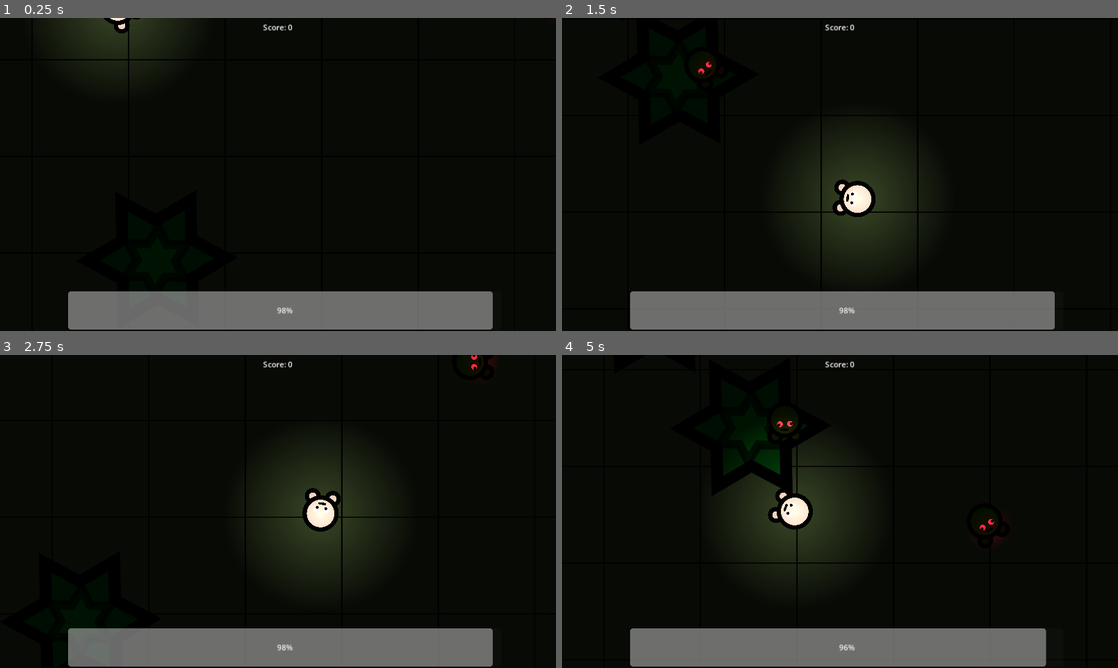
Above: before the commit, frames 1-4 (two rows, left to right).
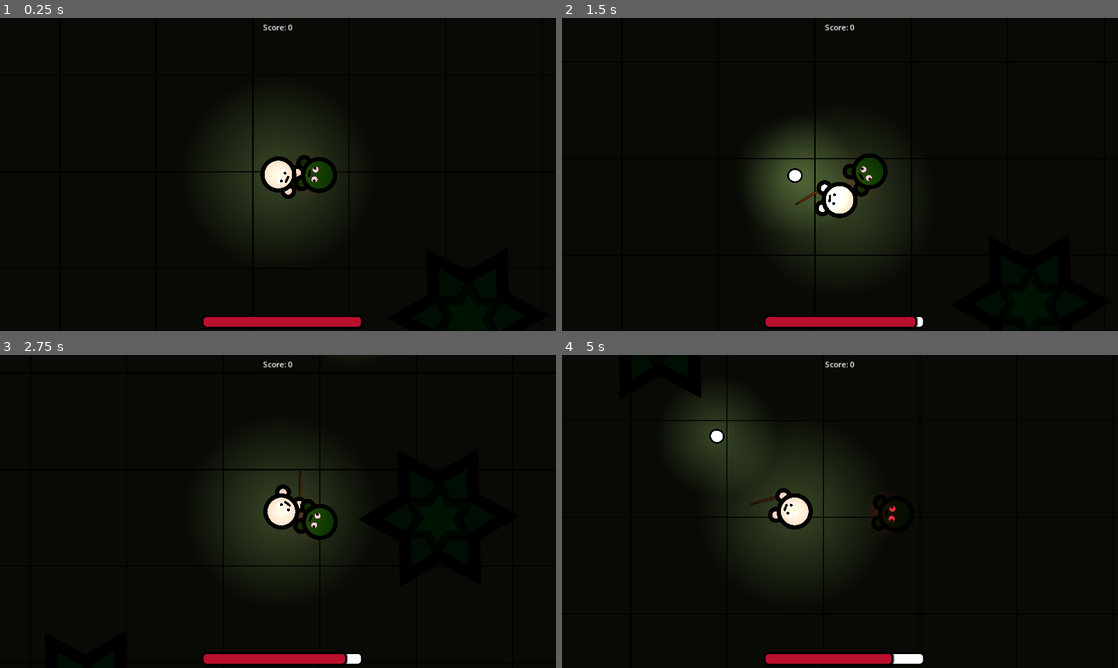
Above: after the commit, the same moments.

Repository: Honzoraptor31415/AttackOfTheDeceased
Game: Godot game, scene res://scenes/main.tscn
Same seed, same stepped clock (60 frames per second), same inputs: the game is played once before the commit and once after it.
Inputs (mouse positions are in pixels of both pictures, inside the frame that each line leads up to):
- Up to frame 1 (0.25 s): no input
- Up to frame 2 (1.5 s): move the mouse to (962, 158) at 0.52 s; press the mouse at (962, 158) at 0.53 s; hold Right (right) 0.53-1.28 s; move the mouse to (728, 190) at 1.27 s; release the mouse at (728, 190) at 1.28 s; hold Down (down) from 1.28 s (still down); click (728, 190) at 1.35 s
- Up to frame 3 (2.75 s): move the mouse to (333, 442) at 2.02 s; release Down (down) at 2.03 s; press the mouse at (333, 442) at 2.03 s; hold Right (right) from 2.03 s (still down)
- Up to frame 4 (5 s): move the mouse to (812, 574) at 2.77 s; release Right (right) at 2.78 s; release the mouse at (812, 574) at 2.78 s; hold Up (up) 2.78-3.53 s; click (812, 574) at 2.85 s; move the mouse to (1006, 558) at 3.52 s; press the mouse at (1006, 558) at 3.53 s; hold Left (left) from 3.53 s (still down); move the mouse to (673, 464) at 4.27 s; release the mouse at (673, 464) at 4.28 s; click (673, 464) at 4.35 s

The runs differ from the first frame. In frame 1, 17% of the frame differs, in the area x 10-89%, y 0-100%; in frame 2, 14%; in frame 3, 12%; in frame 4, 14%.

Commit message:
Made an attack system for the player

Diff:
--- a/project.godot
+++ b/project.godot
@@ -16,6 +16,7 @@
 
 [display]
 
+window/size/mode=3
 window/stretch/mode="canvas_items"
 
 [input]
@@ -44,6 +45,11 @@
 , Object(InputEventKey,"resource_local_to_scene":false,"resource_name":"","device":-1,"window_id":0,"alt_pressed":false,"shift_pressed":false,"ctrl_pressed":false,"meta_pressed":false,"pressed":false,"keycode":0,"physical_keycode":83,"key_label":0,"unicode":115,"echo":false,"script":null)
 ]
 }
+click={
+"deadzone": 0.5,
+"events": [Object(InputEventMouseButton,"resource_local_to_scene":false,"resource_name":"","device":-1,"window_id":0,"alt_pressed":false,"shift_pressed":false,"ctrl_pressed":false,"meta_pressed":false,"button_mask":1,"position":Vector2(505, 19),"global_position":Vector2(512, 94),"factor":1.0,"button_index":1,"canceled":false,"pressed":true,"double_click":false,"script":null)
+]
+}
 
 [rendering]
 
--- /dev/null
+++ b/scenes/bullet.tscn
@@ -0,0 +1,29 @@
+[gd_scene load_steps=5 format=3 uid="uid://cxofgmgaqowfg"]
+
+[ext_resource type="Script" path="res://scripts/bullet.gd" id="1_nlrcl"]
+[ext_resource type="Texture2D" uid="uid://cmhknj3arvi66" path="res://assets/bullet.png" id="2_iqo7t"]
+[ext_resource type="Texture2D" uid="uid://bia3q7c7simcm" path="res://assets/light-texture.webp" id="3_mwhcj"]
+
+[sub_resource type="CircleShape2D" id="CircleShape2D_xtvx1"]
+radius = 13.0384
+
+[node name="Bullet" type="Area2D"]
+script = ExtResource("1_nlrcl")
+
+[node name="Sprite2D" type="Sprite2D" parent="."]
+scale = Vector2(0.1, 0.1)
+texture = ExtResource("2_iqo7t")
+
+[node name="CollisionShape2D" type="CollisionShape2D" parent="."]
+shape = SubResource("CircleShape2D_xtvx1")
+
+[node name="EndTimer" type="Timer" parent="."]
+wait_time = 2.0
+one_shot = true
+autostart = true
+
+[node name="PointLight2D" type="PointLight2D" parent="."]
+texture = ExtResource("3_mwhcj")
+
+[connection signal="body_entered" from="." to="." method="_on_body_entered"]
+[connection signal="timeout" from="EndTimer" to="." method="_on_end_timer_timeout"]
--- a/scenes/player.tscn
+++ b/scenes/player.tscn
@@ -1,8 +1,9 @@
-[gd_scene load_steps=6 format=3 uid="uid://c7hin3g6hfkey"]
+[gd_scene load_steps=7 format=3 uid="uid://c7hin3g6hfkey"]
 
 [ext_resource type="Script" path="res://scripts/player.gd" id="1_y0f54"]
 [ext_resource type="Texture2D" uid="uid://4rvokjdnbnst" path="res://assets/player.svg" id="3_1myxg"]
 [ext_resource type="Texture2D" uid="uid://bia3q7c7simcm" path="res://assets/light-texture.webp" id="3_81m33"]
+[ext_resource type="Texture2D" uid="uid://dltrow5gv4j5x" path="res://assets/wand.png" id="3_tndlh"]
 [ext_resource type="PackedScene" uid="uid://dqvshluw7ev18" path="res://scenes/ui.tscn" id="4_kfck4"]
 
 [sub_resource type="CircleShape2D" id="CircleShape2D_yg5gu"]
@@ -21,6 +22,12 @@
 shadow_enabled = true
 texture = ExtResource("3_81m33")
 
+[node name="Wand" type="Sprite2D" parent="."]
+position = Vector2(62, 2)
+rotation = 0.935496
+scale = Vector2(0.3, 0.3)
+texture = ExtResource("3_tndlh")
+
 [node name="Sprite2D" type="Sprite2D" parent="."]
 position = Vector2(6.99999, 2.38419e-06)
 scale = Vector2(0.242, 0.242)
--- a/scenes/ui.tscn
+++ b/scenes/ui.tscn
@@ -1,6 +1,34 @@
-[gd_scene load_steps=2 format=3 uid="uid://dqvshluw7ev18"]
+[gd_scene load_steps=5 format=3 uid="uid://dqvshluw7ev18"]
 
 [ext_resource type="Texture2D" uid="uid://bia3q7c7simcm" path="res://assets/light-texture.webp" id="1_iy8jp"]
+
+[sub_resource type="Theme" id="Theme_ag1rg"]
+
+[sub_resource type="StyleBoxFlat" id="StyleBoxFlat_0nmo7"]
+bg_color = Color(1, 1, 1, 1)
+border_width_left = 4
+border_width_top = 4
+border_width_right = 4
+border_width_bottom = 4
+border_color = Color(0, 0, 0, 1)
+corner_radius_top_left = 10
+corner_radius_top_right = 10
+corner_radius_bottom_right = 10
+corner_radius_bottom_left = 10
+
+[sub_resource type="StyleBoxFlat" id="StyleBoxFlat_mugyw"]
+bg_color = Color(0.733333, 0.0627451, 0.172549, 1)
+border_width_left = 4
+border_width_top = 4
+border_width_right = 4
+border_width_bottom = 4
+border_color = Color(0, 0, 0, 1)
+corner_radius_top_left = 10
+corner_radius_top_right = 10
+corner_radius_bottom_right = 10
+corner_radius_bottom_left = 10
+shadow_color = Color(0, 0, 0, 0.541176)
+shadow_size = 3
 
 [node name="UI" type="CanvasLayer"]
 
@@ -21,8 +49,11 @@
 texture = ExtResource("1_iy8jp")
 
 [node name="HealthBar" type="ProgressBar" parent="."]
-offset_left = 141.0
-offset_top = 566.0
-offset_right = 1039.0
-offset_bottom = 645.0
-step = 1.0
+offset_left = 418.0
+offset_top = 615.0
+offset_right = 752.0
+offset_bottom = 643.0
+theme = SubResource("Theme_ag1rg")
+theme_override_styles/background = SubResource("StyleBoxFlat_0nmo7")
+theme_override_styles/fill = SubResource("StyleBoxFlat_mugyw")
+show_percentage = false
--- a/scenes/zombie.tscn
+++ b/scenes/zombie.tscn
@@ -14,7 +14,7 @@
 radius = 39.0
 height = 92.0
 
-[node name="Zombie" type="CharacterBody2D"]
+[node name="Zombie" type="CharacterBody2D" groups=["zombies"]]
 script = ExtResource("1_2ib2v")
 
 [node name="Sprite2D" type="Sprite2D" parent="."]
--- /dev/null
+++ b/scripts/bullet.gd
@@ -0,0 +1,15 @@
+extends Area2D
+
+const speed = 700
+const damage = 10
+
+func _physics_process(delta):
+	position += transform.x * speed * delta
+
+func _on_end_timer_timeout():
+	queue_free()
+
+func _on_body_entered(body):
+	if body.is_in_group("zombies"):
+		body.health -= damage
+		queue_free()
--- a/scripts/main.gd
+++ b/scripts/main.gd
@@ -1,7 +1,7 @@
 extends Node2D
 
-@onready var tree = preload("res://scenes/tree.tscn")
-@onready var zombie = preload("res://scenes/zombie.tscn")
+@onready var tree_scene = preload("res://scenes/tree.tscn")
+@onready var zombie_scene = preload("res://scenes/zombie.tscn")
 
 var rng = RandomNumberGenerator.new()
 
@@ -13,15 +13,15 @@
 func _ready():
 	# place 10 trees around the map randomly
 	for i in range(10):
-		var tree_instance = tree.instantiate()
+		var tree_instance = tree_scene.instantiate()
+		tree_instance.position = Vector2(rng.randf_range(min_x, max_x), rng.randf_range(min_y, max_y))
 		add_child(tree_instance)
-		tree_instance.position = Vector2(rng.randf_range(min_x, max_x), rng.randf_range(min_y, max_y))
 
 	# place 10 zombies around the map randomly
 	for i in range(10):
-		var zombie_instance = zombie.instantiate()
+		var zombie_instance = zombie_scene.instantiate()
+		zombie_instance.position = Vector2(rng.randf_range(min_x, max_x), rng.randf_range(min_y, max_y))
 		add_child(zombie_instance)
-		zombie_instance.position = Vector2(rng.randf_range(min_x, max_x), rng.randf_range(min_y, max_y))
 
 func _process(_delta):
 	pass
--- a/scripts/player.gd
+++ b/scripts/player.gd
@@ -3,12 +3,25 @@
 @export var speed = 400
 @export var health = 100
 
+@onready var health_bar = $UI/HealthBar
+@onready var bullet_scene = preload("res://scenes/bullet.tscn")
+
 func get_input():
 	var input_direction = Input.get_vector("left", "right", "up", "down")
 	velocity = input_direction * speed
+
+func _input(event):
+	if event.is_action_pressed("click"):
+		shoot()
 
 func _physics_process(_delta):
 	get_input()
 	move_and_slide()
 	look_at(get_global_mouse_position())
-	$UI/HealthBar.value = health
+	health_bar.value = health
+
+func shoot():
+	var bullet_instance = bullet_scene.instantiate()
+	bullet_instance.position = position
+	bullet_instance.transform = transform
+	$/root/Main.add_child(bullet_instance)
--- a/scripts/zombie.gd
+++ b/scripts/zombie.gd
@@ -7,17 +7,21 @@
 
 const damage = 5
 
-@onready var movement_timer = $MovementTimer
 @onready var player = $/root/Main/Player
 
+@export var health = 100
+
 func _ready():
-	pass
+	$MovementTimer.wait_time = rng.randf_range(1, 5)
 
 func _physics_process(_delta):
 	if(is_player_nearby):
 		look_at(player.position)
 		velocity = position.direction_to(player.position) * speed
 	move_and_slide()
+
+	if(health == 0):
+		queue_free()
 
 func _on_movement_timer_timeout():
 	if(not is_player_nearby):
@@ -26,13 +30,11 @@
 func _on_area_2d_body_entered(body):
 	if(body == player):
 		is_player_nearby = true
-		player.health -= 1
 
 func _on_area_2d_body_exited(body):
 	if(body == player):
 		is_player_nearby = false
 		go_to_random_position()
-
 
 func go_to_random_position():
 	var random_vector = Vector2(rng.randf_range(-100.0, 100.0), rng.randf_range(-100.0, 100.0))
Binary file added: assets/bullet.png
Not shown, added: assets/bullet.png.import
Binary file added: assets/wand.png
Not shown, added: assets/wand.png.import
